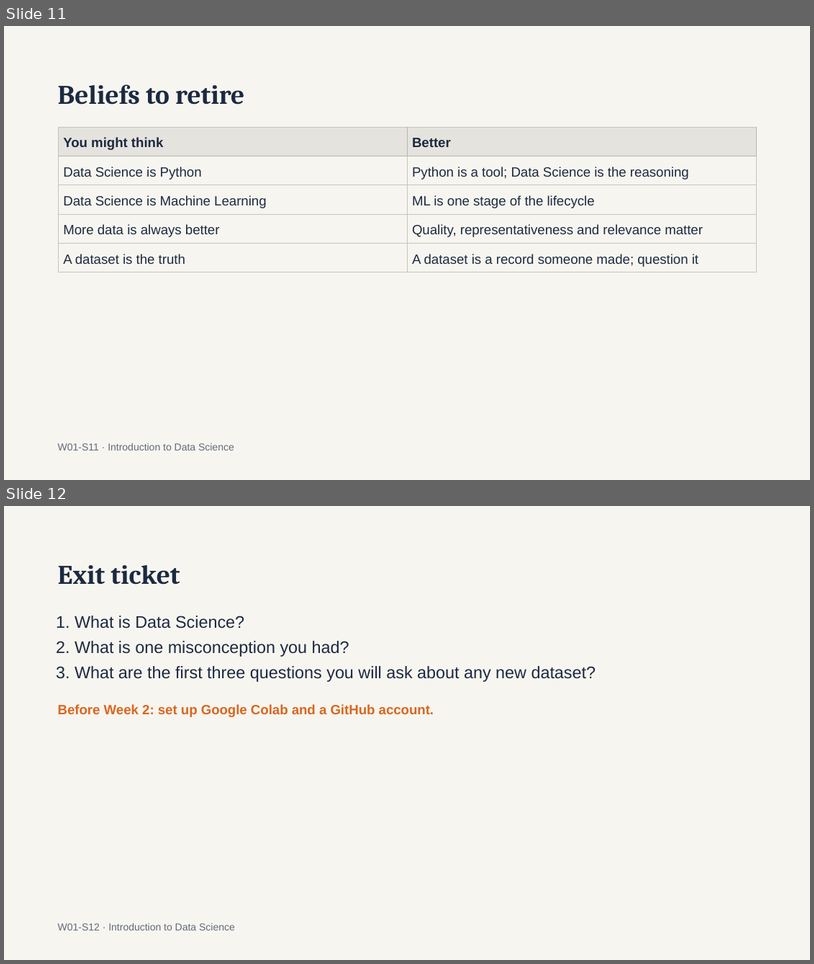
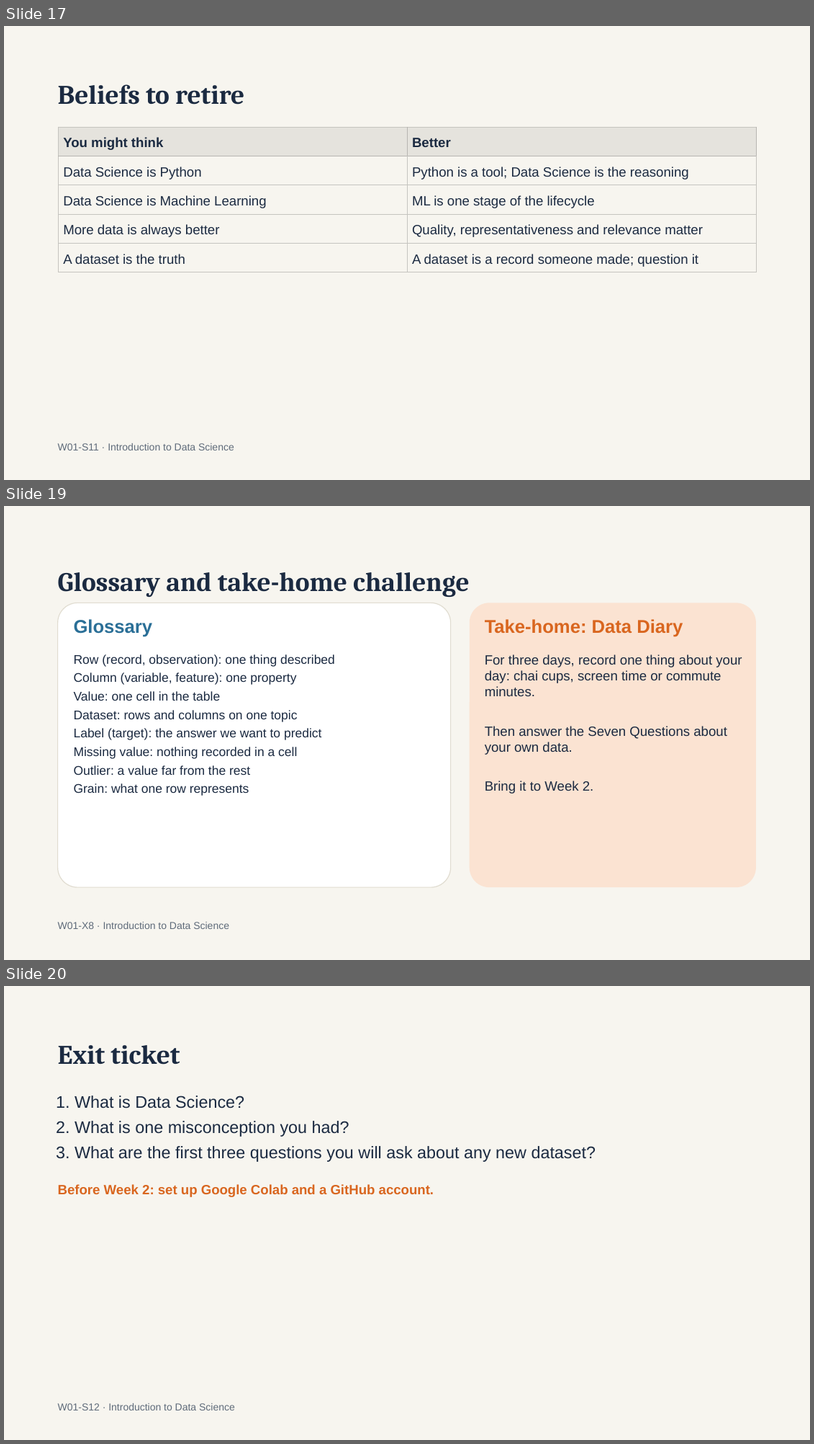
Before and after one commit to a6dulrauf/introduction-to-data-science-fall26, a slide deck: week 1/Intro to Data Science — Week 1 What Is Data Science.pptx. Shown one above the other, each under a label of ours: slides 11 and 12 before the commit, slides 17, 19 and 20 after it; the slides between them are not shown. The pictures are 814x964 and 814x1444 pixels, drawn with LibreOffice and Linux fonts; fonts in the diff are those of the drawing. Boxes give left, top, right and bottom in pixels: in the first picture for what was removed or moved away, otherwise in the second. Text is boxed around its words. In the diff, an @@ line names an element or a change of style, - is before the commit and + after.

```diff
--- a/week 1/Intro to Data Science — Week 1 What Is Data Science.pptx
+++ b/week 1/Intro to Data Science — Week 1 What Is Data Science.pptx
@@ slide 19 added at bbox=[4, 506, 810, 960], background #F7F5EF @@
@@ title added at bbox=[58, 572, 469, 597], 32 pt, text #1B2A41, bold @@
+Glossary and take-home challenge
@@ rounded rectangle added at bbox=[58, 602, 451, 887], fill #FFFFFF, outline #E0DCD0 1 pt @@
@@ rounded rectangle added at bbox=[470, 602, 756, 887], fill #FBE3D2 @@
@@ text added at bbox=[74, 619, 153, 637], 22 pt, text #2A6F97, bold @@
+Glossary
@@ text added at bbox=[485, 619, 683, 637], 22 pt, text #D9661F, bold @@
+Take-home: Data Diary
@@ text added at bbox=[74, 654, 335, 795], 15 pt, text #1B2A41 @@
+Row (record, observation): one thing described
+Column (variable, feature): one property
+Value: one cell in the table
+Dataset: rows and columns on one topic
+Label (target): the answer we want to predict
+Missing value: nothing recorded in a cell
+Outlier: a value far from the rest
+Grain: what one row represents
@@ text added at bbox=[485, 654, 742, 793], 16 pt, text #1B2A41 @@
+For three days, record one thing about your day: chai cups, screen time or commute minutes.
+Then answer the Seven Questions about your own data.
+Bring it to Week 2.
@@ text added at bbox=[58, 921, 229, 929], 12 pt, text #5F6B7A @@
+W01-X8 · Introduction to Data Science
@@ what was slide 11 is now slide 17 @@
@@ what was slide 12 is now slide 20 @@
```
Also in this commit, not shown: 2 slides changed, 7 other slides added, 3 other files.
